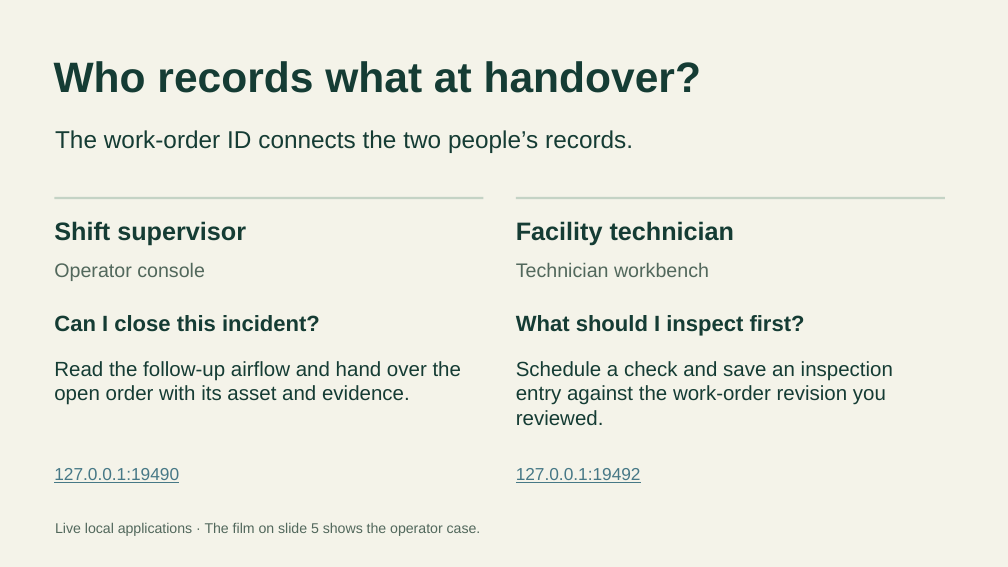
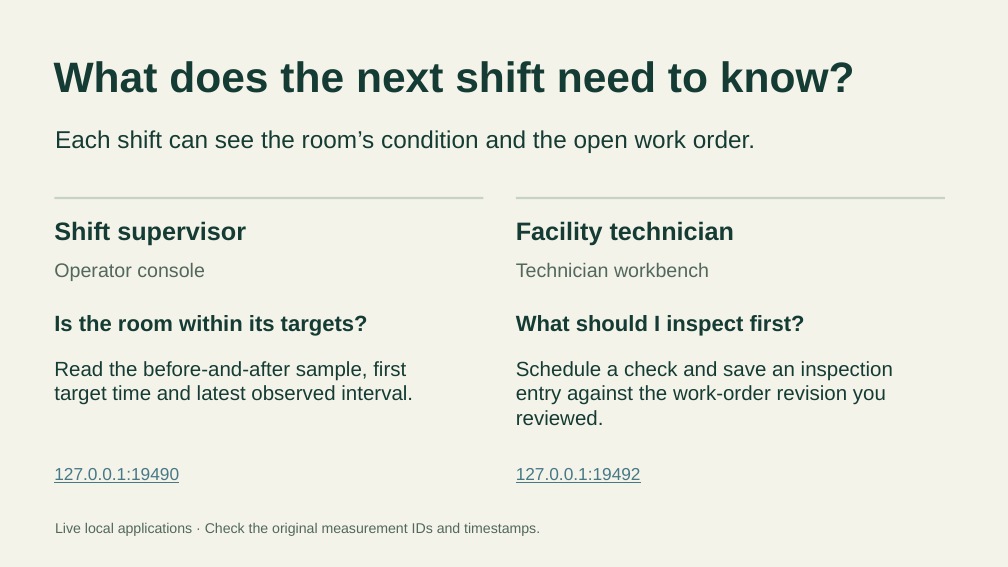
Before and after one commit to openSoom/openSoom, a slide deck: slide 6 of deliverables/presentation/openSoom-evaluation.pptx. Drawn at 1008x567 pixels with LibreOffice and Linux fonts; fonts in the diff are those of the drawing. Boxes give left, top, right and bottom in pixels: in the first picture for what was removed or moved away, otherwise in the second. Text is boxed around its words. In the diff, an @@ line names an element or a change of style, - is before the commit and + after.

Commit message:
Show how room air changed after ventilation, when targets were reached and how long readings held

```diff
--- a/deliverables/presentation/openSoom-evaluation.pptx
+++ b/deliverables/presentation/openSoom-evaluation.pptx
@@ text at [54,61,855,93]: text changed @@
-Who records what at handover?
+What does the next shift need to know?
@@ text at [55,130,755,153]: text changed @@
-The work-order ID connects the two people’s records.
+Each shift can see the room’s condition and the open work order.
@@ text at [54,315,368,336]: text changed @@
-Can I close this incident?
+Is the room within its targets?
@@ text at [54,361,413,405]: text changed @@
-Read the follow-up airflow and hand over the open order with its asset and evidence.
+Read the before-and-after sample, first target time and latest observed interval.
@@ text at [55,522,540,536]: text changed @@
-Live local applications · The film on slide 5 shows the operator case.
+Live local applications · Check the original measurement IDs and timestamps.
```
Also in this commit, not shown: 4 other slides changed, 2 slides added, 2 slides removed, 39 other files.
